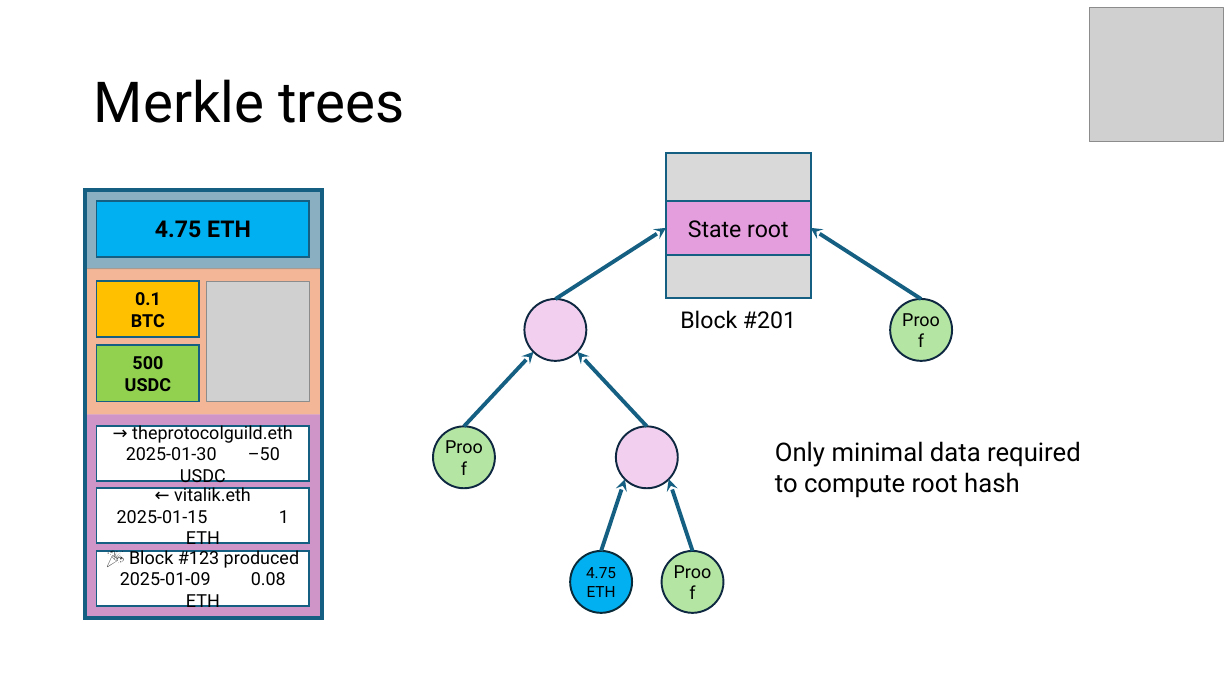
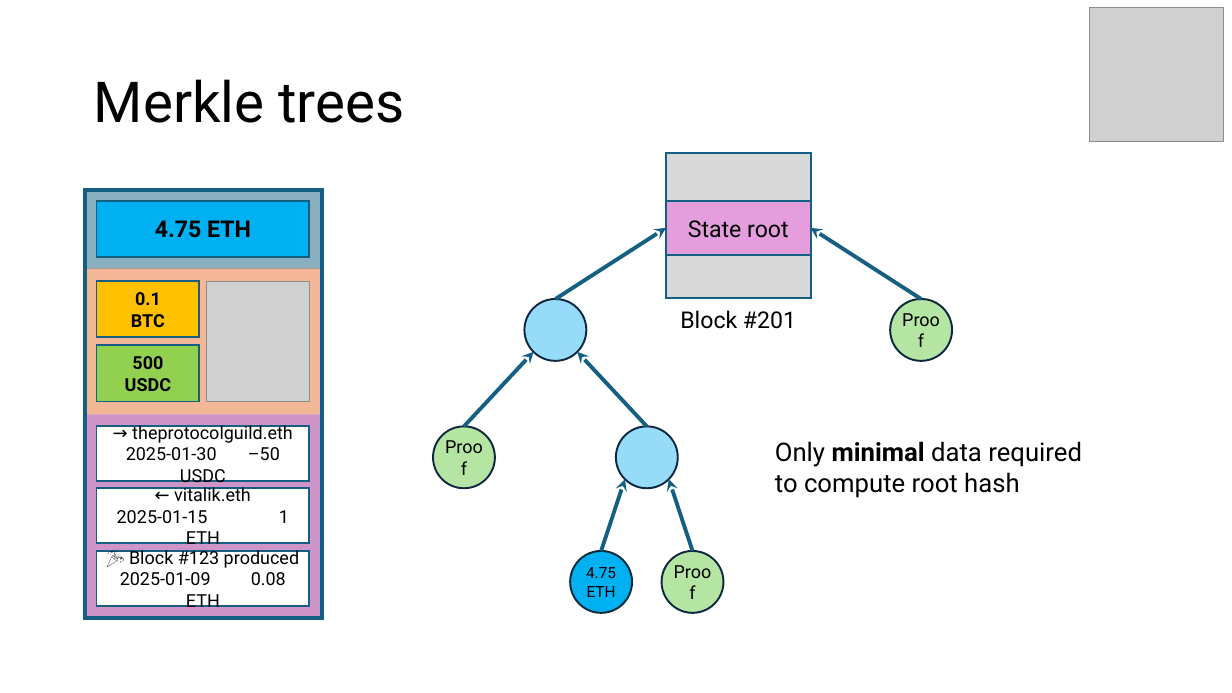
Before and after one commit to etan-status/purified-web3, a slide deck: slide 23 of Slides/2025-EthereumZuri.ch.pptx. Drawn at 1232x693 pixels with LibreOffice and Linux fonts; fonts in the diff are those of the drawing; grey boxes stand for pictures. Boxes give left, top, right and bottom in pixels: in the first picture for what was removed or moved away, otherwise in the second. Text is boxed around its words. In the diff, an @@ line names an element or a change of style, - is before the commit and + after.

```diff
--- a/Slides/2025-EthereumZuri.ch.pptx
+++ b/Slides/2025-EthereumZuri.ch.pptx
@@ ellipse at <box>525,299,587,361</box>: fill #F2CFEE to #96DCF8 @@
@@ ellipse at <box>616,426,678,488</box>: fill #F2CFEE to #96DCF8 @@
@@ text at <box>775,441,1082,467</box>: bold on in "minimal" @@
```
Also in this commit, not shown: 17 other slides changed, 2 slides added, 1 slide removed, 1 other file.
